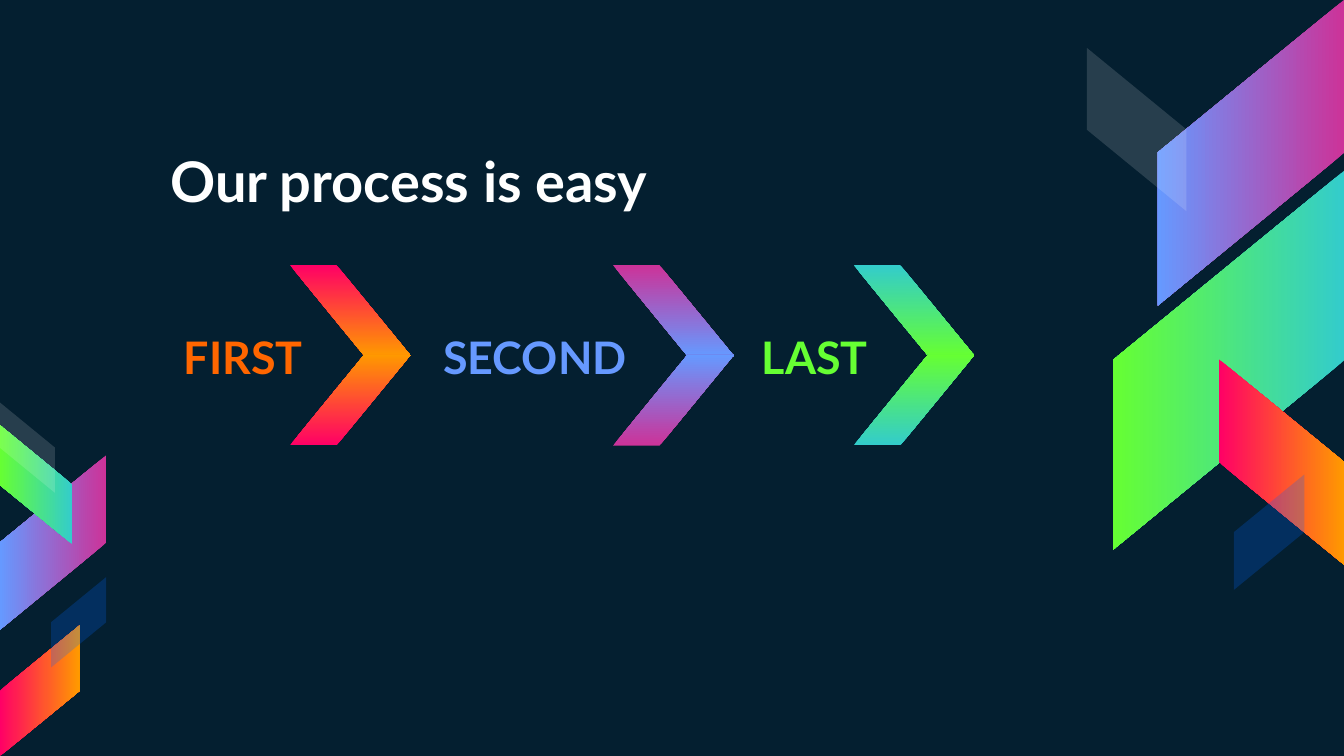
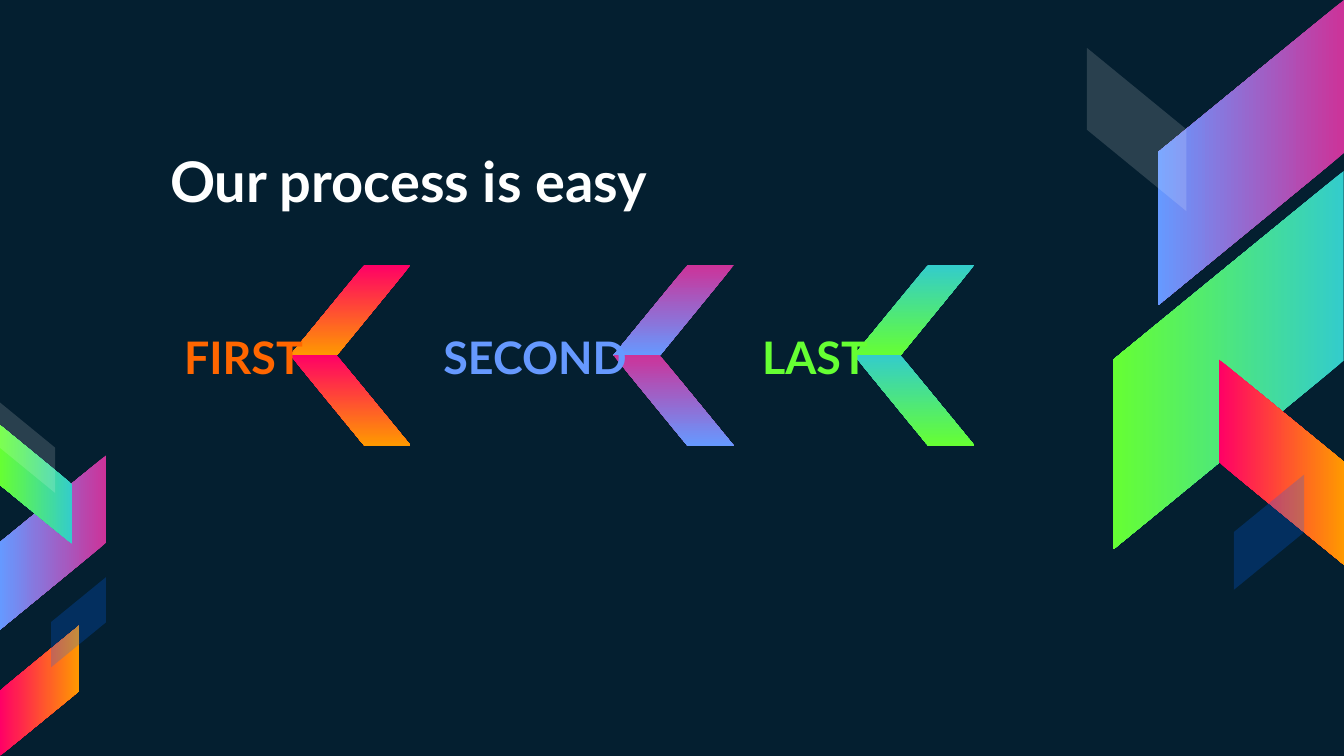
Before and after one commit to AlexJakovljevic/Gibbs-Sampling, a slide deck: slide 15 of gibbs.pptx (slide 17 before the commit). Drawn at 1344x756 pixels with LibreOffice and Linux fonts; fonts in the diff are those of the drawing. Boxes give left, top, right and bottom in pixels: in the first picture for what was removed or moved away, otherwise in the second. Text is boxed around its words. In the diff, an @@ line names an element or a change of style, - is before the commit and + after.

```diff
--- a/gibbs.pptx
+++ b/gibbs.pptx
@@ mirrored in 3 elements at [613, 265, 734, 356], [290, 265, 411, 356], [853, 265, 974, 356] @@
@@ mirrored; rotation 180 to 0 degrees in 3 elements at [613, 355, 734, 446], [853, 355, 974, 446], [290, 355, 411, 446] @@
```
Also in this commit, not shown: 23 other slides changed, 2 slides added, 4 slides removed.
